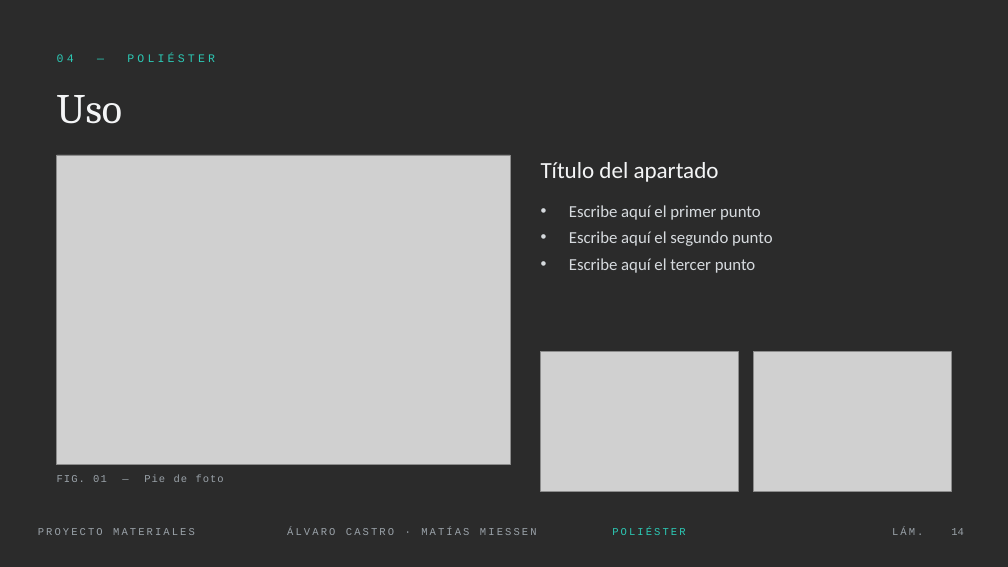
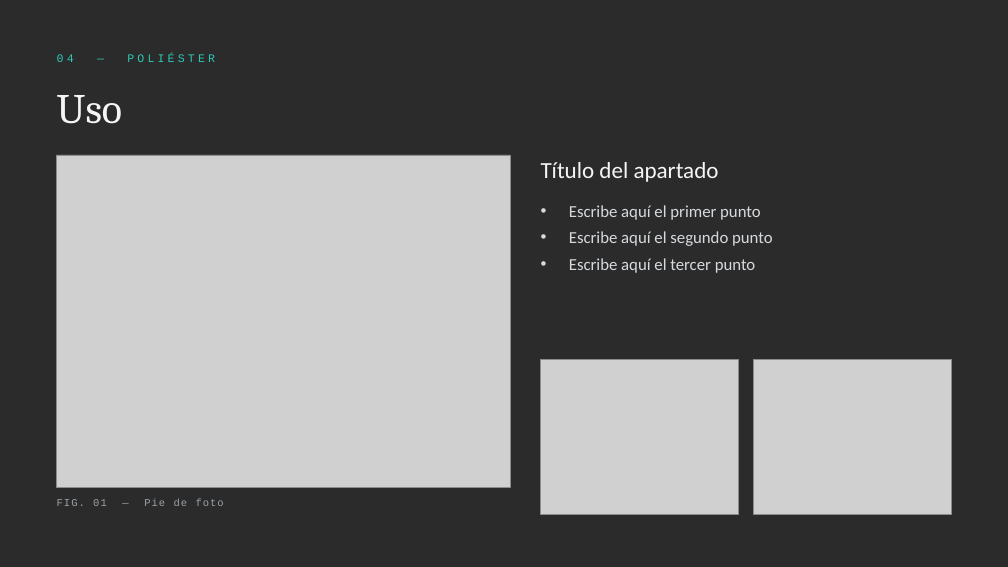
Before and after one commit to Elcastor124/Deutschtrainer, a slide deck: slide 14 of proyecto-materiales/Proyecto-Materiales_Castro-Miessen.pptx. Drawn at 1008x567 pixels with LibreOffice and Linux fonts; fonts in the diff are those of the drawing; grey boxes stand for pictures; background and template pictures are left out; a plain dark background stands for a picture behind light text. Boxes give left, top, right and bottom in pixels: in the first picture for what was removed or moved away, otherwise in the second. Text is boxed around its words. In the diff, an @@ line names an element or a change of style, - is before the commit and + after.

```diff
--- a/proyecto-materiales/Proyecto-Materiales_Castro-Miessen.pptx
+++ b/proyecto-materiales/Proyecto-Materiales_Castro-Miessen.pptx
@@ picture: place and size @@
-picture at [57, 155, 510, 465]
+picture at [57, 155, 510, 488]
@@ picture: place and size @@
-picture at [541, 352, 739, 492]
+picture at [541, 359, 739, 514]
@@ picture: place and size @@
-picture at [753, 352, 951, 492]
+picture at [753, 359, 951, 514]
@@ text "FIG. 01 — Pie de ...": place and size @@
-text "FIG. 01 — Pie de ..." at [57, 475, 224, 482]
+text "FIG. 01 — Pie de ..." at [57, 499, 224, 506]
@@ text removed at [38, 528, 195, 535] @@
-PROYECTO MATERIALES
@@ text removed at [287, 528, 537, 535] @@
-ÁLVARO CASTRO · MATÍAS MIESSEN
@@ text removed at [612, 528, 685, 535] @@
-POLIÉSTER
@@ text removed at [892, 528, 923, 535] @@
-LÁM.
@@ page number removed at [951, 528, 964, 535] @@
-14
```
Also in this commit, not shown: 14 other slides changed.
